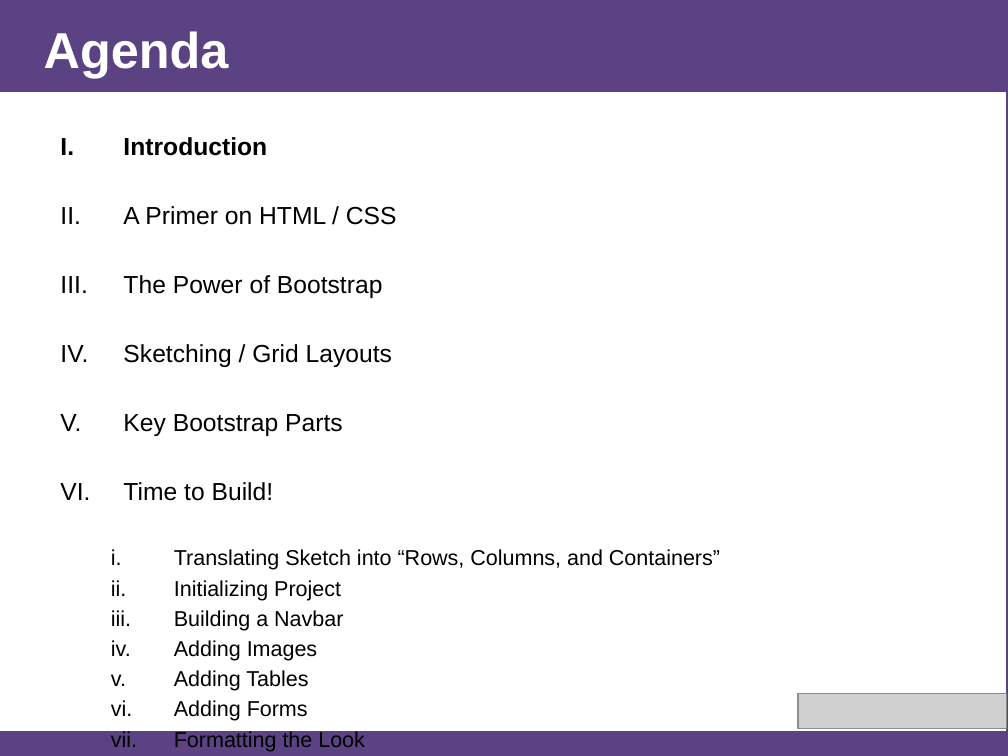
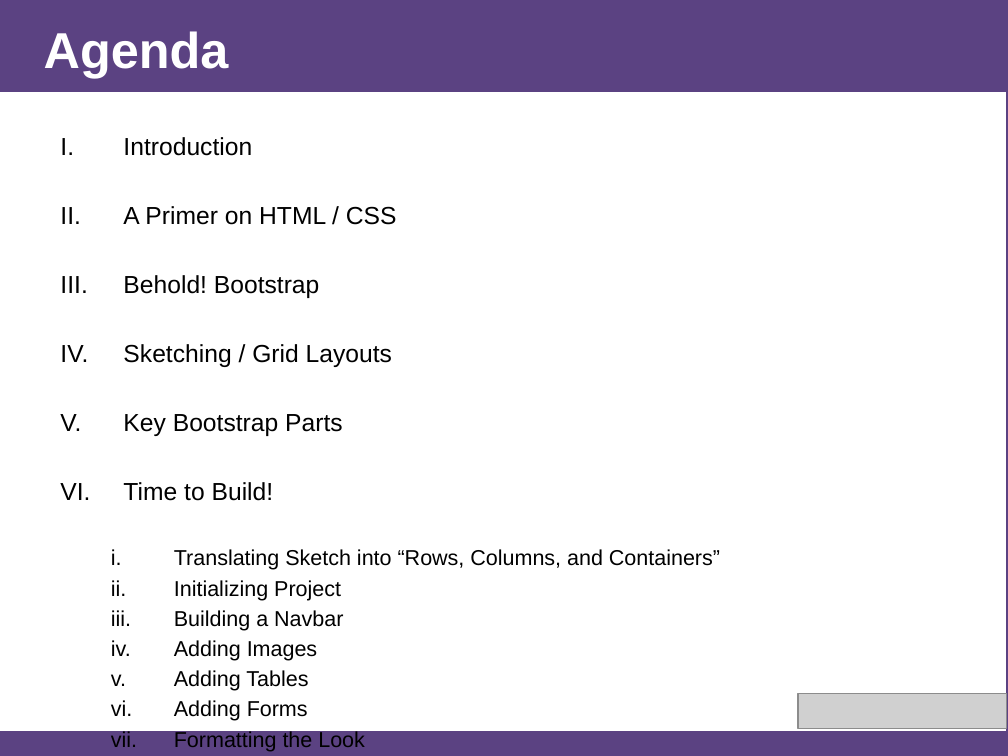
Before and after one commit to afhaque/Rice-DevChats-Bootstrap, a slide deck: slide 4 of slides/AHaque_Bootstrap-Presentation_1-24-15.pptx. Drawn at 1008x756 pixels with LibreOffice and Linux fonts; fonts in the diff are those of the drawing; grey boxes stand for pictures. Boxes give left, top, right and bottom in pixels: in the first picture for what was removed or moved away, otherwise in the second. Text is boxed around its words. In the diff, an @@ line names an element or a change of style, - is before the commit and + after.

Commit message:
Added "Post-Bootstrap" example to slides.

```diff
--- a/slides/AHaque_Bootstrap-Presentation_1-24-15.pptx
+++ b/slides/AHaque_Bootstrap-Presentation_1-24-15.pptx
@@ text at <box>123,137,252,156</box>: bold off in "Introduction" @@
@@ text at <box>123,275,320,298</box>: text changed @@
-III. The Power of Bootstrap
+III. Behold! Bootstrap
```
Also in this commit, not shown: 2 other slides changed, 4 slides added, 2 slides removed, 1 other file.
